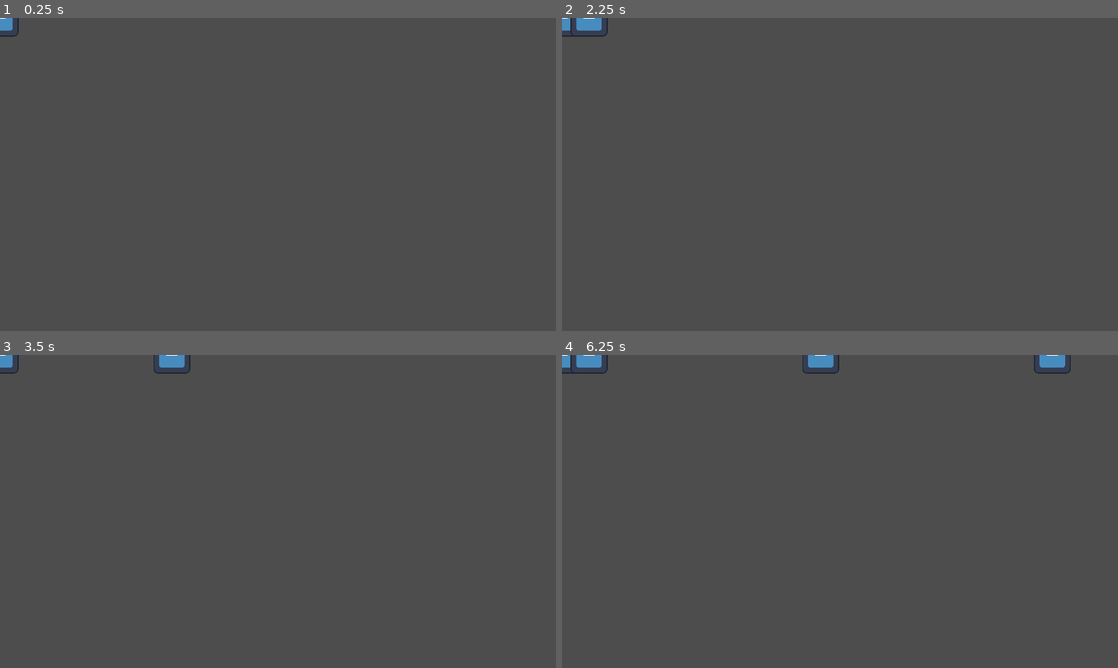
Above: before the commit, frames 1-4 (two rows, left to right).
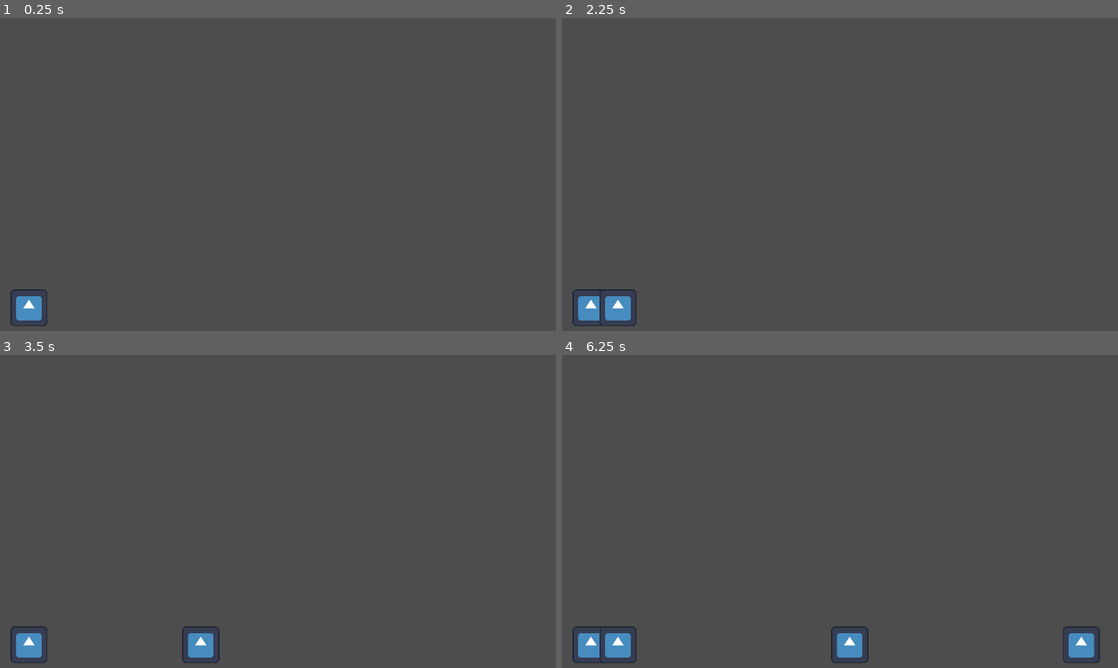
Above: after the commit, the same moments.

Repository: Harmonia2Side/ultimate-navy-war
Game: Godot game, scene res://main.tscn
The game is run twice, just before and just after one commit, with the same random seed, the same clock (stepped at 60 frames per second) and the same inputs. Before the commit the project starts from res://base.tscn. The engine's default icon, where the game draws it, is replaced by a stand-in: a white triangle on a blue panel in a dark square.
Inputs:
- Up to frame 1 (0.25 s): no input
- Up to frame 2 (2.25 s): tap Enter at 0.5, 2 s; tap Space at 1.25 s
- Up to frame 3 (3.5 s): no input
- Up to frame 4 (6.25 s): no input

The runs differ from the first frame. In frame 1, 0.6% of the frame differs, in the area x 0-9%, y 0-99%; in frame 2, 1.1%; in frame 3, 1.3%; in frame 4, 2.5%, in the area x 0-97%, y 0-99%.

Commit message:
Instancia base no lugar correto a partir da main

Diff:
--- a/main.gd
+++ b/main.gd
@@ -7,7 +7,13 @@
 	# Cria nova instância de base
 	var basePlayer1 = PlayerBase.instantiate()
 	# Define localização da base
-
+	var base_spawn_location =$BaseStarPosition.position
+	# Define direção da unidade # como?
+	#var direction = unit_spawn_location.
+	# define posição
+	basePlayer1.position = base_spawn_location # redundant?
+	# Spawna a a unidade adicionando ela à cena da base
+	add_child(basePlayer1)
 
 
 # Called every frame. 'delta' is the elapsed time since the previous frame.
--- a/main.tscn
+++ b/main.tscn
@@ -1,9 +1,11 @@
-[gd_scene load_steps=2 format=3 uid="uid://bad0flnqnss8v"]
+[gd_scene load_steps=3 format=3 uid="uid://bad0flnqnss8v"]
 
 [ext_resource type="Script" path="res://main.gd" id="1_30uwo"]
+[ext_resource type="PackedScene" uid="uid://c75bao2neb05i" path="res://base.tscn" id="2_da4rb"]
 
 [node name="Main" type="Node"]
 script = ExtResource("1_30uwo")
+PlayerBase = ExtResource("2_da4rb")
 
 [node name="BaseStarPosition" type="Marker2D" parent="."]
 position = Vector2(100, 1000)
--- a/project.godot
+++ b/project.godot
@@ -11,7 +11,7 @@
 [application]
 
 config/name="Ultimate Navy War"
-run/main_scene="res://base.tscn"
+run/main_scene="res://main.tscn"
 config/features=PackedStringArray("4.2", "GL Compatibility")
 config/icon="res://icon.svg"
 
